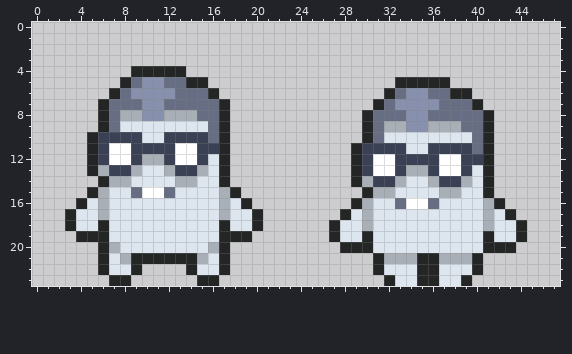
A pixel-art sprite gets an edit: images/new_guy-Sheet.png. The picture above was drawn from the file before the commit.
The file is 48x24 pixels.
And afterwards:
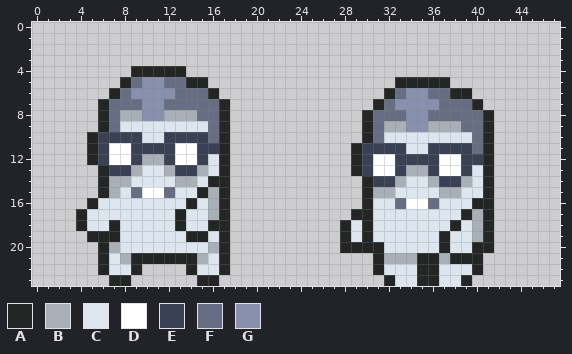
Palette (. is transparent): A #242626  B #a9afb6  C #dde5ee  D #ffffff  E #3b4154  F #676e83  G #8790ac
Change:
The author changed colour B to colour A in row 13 at x 6; in row 14 at x 30; in row 15 at x 6 and 17; in rows 16 to 17 at x 17, 30 and 41; in row 18 at x 30 and 41; in row 21 at x 38 to 39.
The author changed colour C to colour A in row 14 at x 16; in row 15 at x 15; in row 16 at x 5, 14 and 40; in row 17 at x 4, 13, 29 and 39; in row 18 at x 4, 7, 13, 16, 28 and 38; in row 19 at x 7, 14 to 15, 28 and 37.
The author changed colour C to colour A in row 20 at x 31, 37 and 40.
The author changed colour C to colour B in row 15 at x 7 and 16; in row 16 at x 16; in row 17 at x 16 and 40; in rows 18 to 19 at x 40.
The author changed colour A to colour C in row 18 at x 6.
The author changed colour B to colour C in rows 16 to 17 at x 6.
The edit erases colour A in row 13 at x 5; in row 14 at x 29; in row 15 at x 5 and 18; in row 16 at x 4, 19, 29 and 42; in row 17 at x 3, 20, 28 and 43; in row 18 at x 3, 20, 27 and 44.
The edit erases colour A in row 19 at x 4, 18 to 19, 27 and 44; in row 20 at x 42 to 43.
The edit erases colour C in row 16 at x 18; in row 17 at x 18 to 19 and 42; in row 18 at x 18 to 19 and 42 to 43; in row 19 at x 42 to 43.
Pixel boxes of the changes (left, top, right, bottom) in both pictures:
changed: (65, 165, 120, 242)
changed: (175, 176, 263, 242)
changed: (329, 176, 384, 253)
changed: (439, 198, 527, 264)
